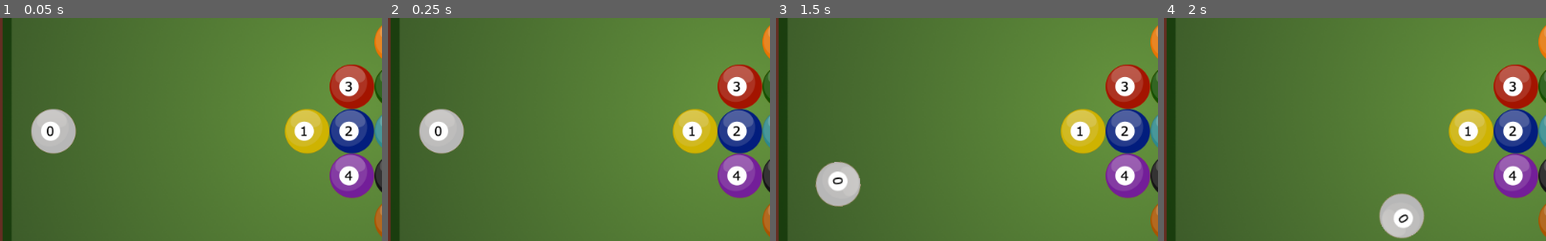
Above: before the commit, frames 1-4 (left to right).
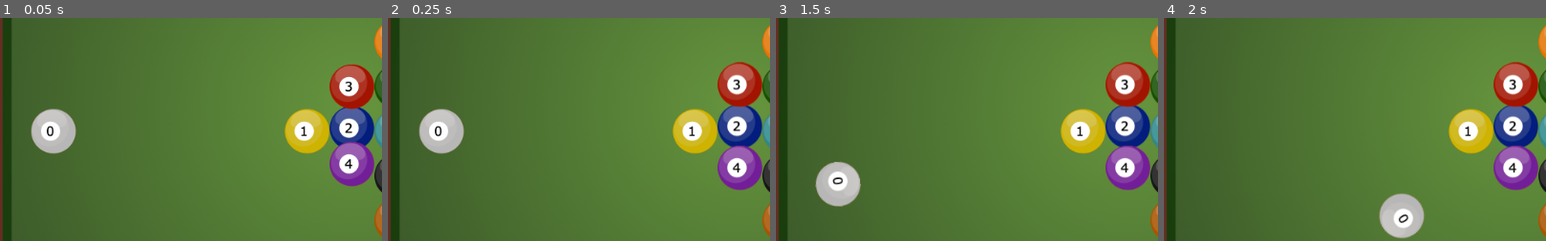
Above: after the commit, the same moments.

Repository: AlbertoPachecoDev/Fisica2D
Game: Godot game, scene res://Main.tscn
The game is run twice, just before and just after one commit, with the same random seed, the same clock (stepped at 60 frames per second) and the same inputs.
Inputs (mouse positions are % of the whole screen's width and height, from its top left):
- Up to frame 1 (0.05 s): no input
- Up to frame 2 (0.25 s): no input
- Up to frame 3 (1.5 s): tap Enter at 0.5 s; move the mouse to (72, 45) at 0.52 s; press the mouse at (72, 45) at 0.53 s; tap Space at 1.25 s; move the mouse to (30, 55) at 1.27 s; release the mouse at (30, 55) at 1.28 s; click (30, 55) at 1.35 s
- Up to frame 4 (2 s): no input
The pictures show only the part of the screen within x 3-53%, y 25-75%; the shares and areas given below are measured in that part.

The runs differ from the first frame. In frame 1, 2.9% of the frame differs, in the area x 86-98%, y 40-81%; in frame 2, 3.4%; in frame 3, 3.4%, in the area x 86-98%, y 19-81%; in frame 4, 3.4%.

Commit message:
Ver. 0.3 Score
Update score

Diff:
--- a/Global.gd
+++ b/Global.gd
@@ -13,11 +13,11 @@
 	 preload("res://images/9.png"),
 ]
 const POS = [
-	Vector2(100,300), Vector2(450-10,300),
-	Vector2(500,300), Vector2(500,250-10),
-	Vector2(500,350+10), Vector2(550+10,200-20),
-	Vector2(550+10,250-10), Vector2(550+10,300),
-	Vector2(550+10,350+10), Vector2(550+10,400+20)
+	Vector2(100,300), Vector2(440,300),
+	Vector2(500,300), Vector2(500,240),
+	Vector2(500,340), Vector2(560,180),
+	Vector2(560,240), Vector2(560,300),
+	Vector2(560,360), Vector2(560,420)
 ]
 var screenH
 var screenW
@@ -49,5 +49,7 @@
 		ball0.impulse(dir * 4)
 
 func drop_hole(ball):
-	#print(ball.id)
+	if ball.id != 0:
+		score += 100
+		$label.text = "Score: " + str(score)
 	$hole.play()
--- a/Global.tscn
+++ b/Global.tscn
@@ -7,7 +7,7 @@
 [node name="global" type="Node2D"]
 script = ExtResource( 2 )
 
-[node name="Label" type="Label" parent="."]
+[node name="label" type="Label" parent="."]
 margin_left = 142.0
 margin_right = 634.0
 margin_bottom = 36.0
